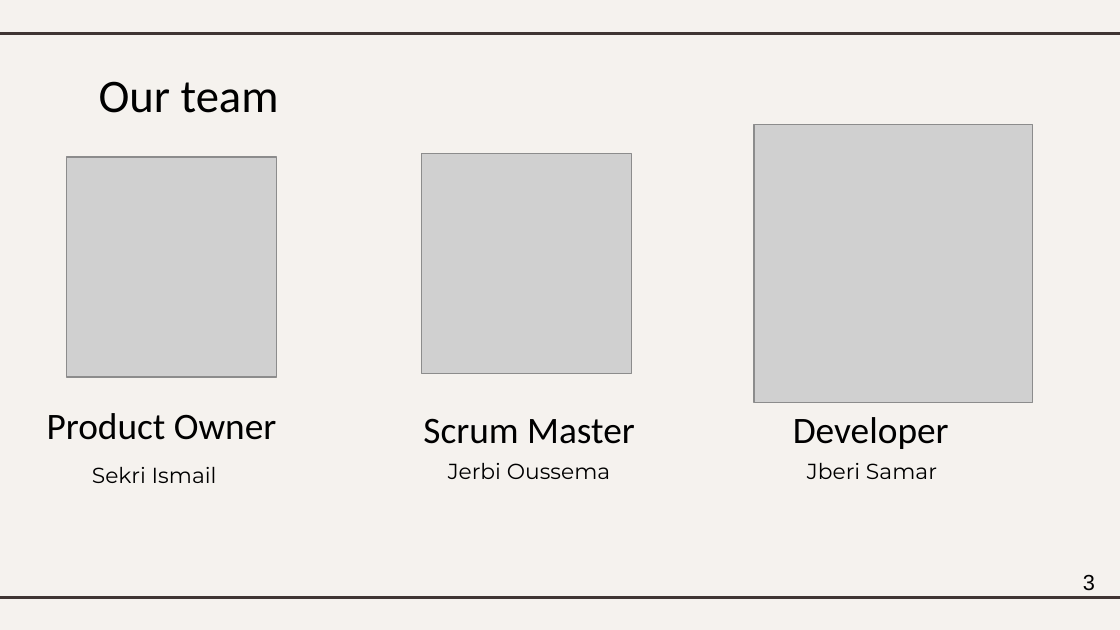
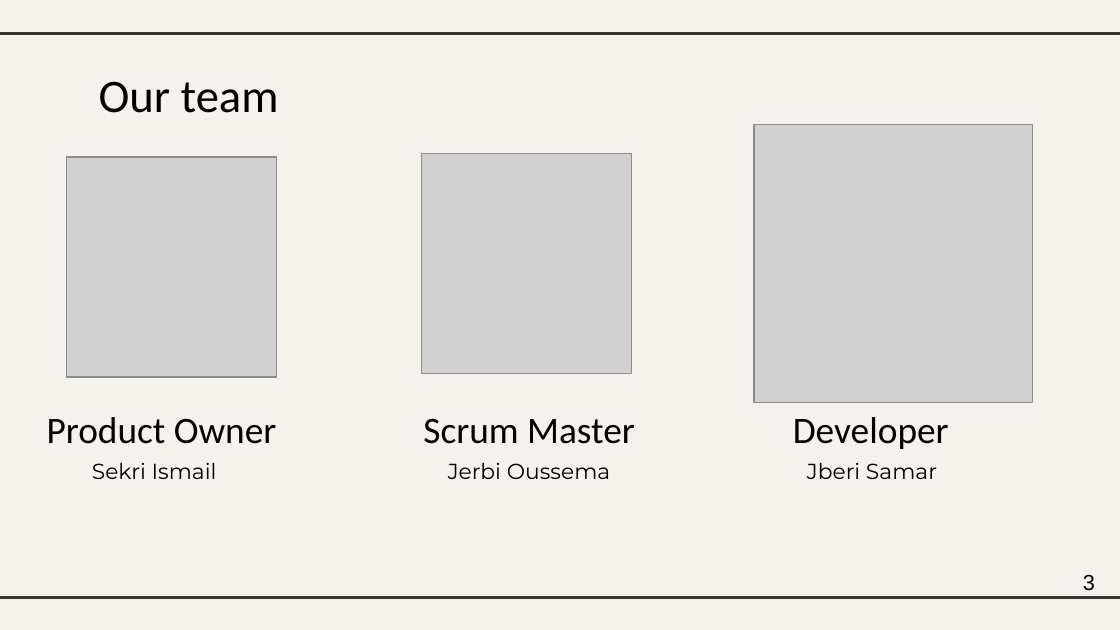
Before and after one commit to samar-savage/Audit, a slide deck: slide 3 of scrum slide ppt.pptx. Drawn at 1120x630 pixels with LibreOffice and Linux fonts; fonts in the diff are those of the drawing; grey boxes stand for pictures. Boxes give left, top, right and bottom in pixels: in the first picture for what was removed or moved away, otherwise in the second. Text is boxed around its words. In the diff, an @@ line names an element or a change of style, - is before the commit and + after.

```diff
--- a/scrum slide ppt.pptx
+++ b/scrum slide ppt.pptx
@@ subtitle "Product Owner": place and size @@
-subtitle "Product Owner" at [47, 413, 277, 440]
+subtitle "Product Owner" at [47, 417, 277, 444]
@@ subtitle "Sekri Ismail": place and size @@
-subtitle "Sekri Ismail" at [92, 466, 217, 483]
+subtitle "Sekri Ismail" at [92, 462, 217, 479]
```
Also in this commit, not shown: 6 other slides changed, 2 slides added, 11 other files.
